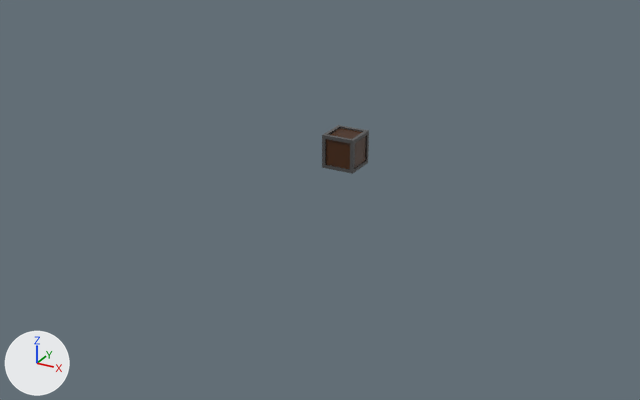
The Blender file ressources/box.blend, before and after one commit.
Camera for both pictures: a 50 mm camera at (44.0, -86.1, 35.9) aimed at (-1.4, -3.5, -5.4). Every picture has the same lights, and +X, +Y and +Z are marked at lower left.

The older version as bpy lines, for what is in view:
```python
mat_material = principled_material('Material')
mat_material.base_color = (0.0587, 0.0169, 0.000698)  # brown #452302
me_cube = bpy.data.meshes.new('Cube')
me_cube.from_pydata(...)  # 24 vertices, 6 faces; spans x -0.9..0.9, y -0.9..0.9, z -0.9..0.9
me_cube.materials.append(mat_material)  # brown #452302
me_cube_001 = bpy.data.meshes.new('Cube.001')
me_cube_001.from_pydata(...)  # 56 vertices, 48 faces; spans x -1.0..1.0, y -1.0..1.0, z -1.0..1.0
me_cube_001.materials.append(mat_material_001)  # dark grey #454545
ob_inner = bpy.data.objects.new('Inner', me_cube)
ob_inner.location = (0.0, 0.0, 0.0)
ob_inner.scale = (2.0, 2.0, 2.0)
ob_outer = bpy.data.objects.new('Outer', me_cube_001)
ob_outer.location = (0.0, 0.0, 0.0)
ob_outer.scale = (2.0, 2.0, 2.0)
```
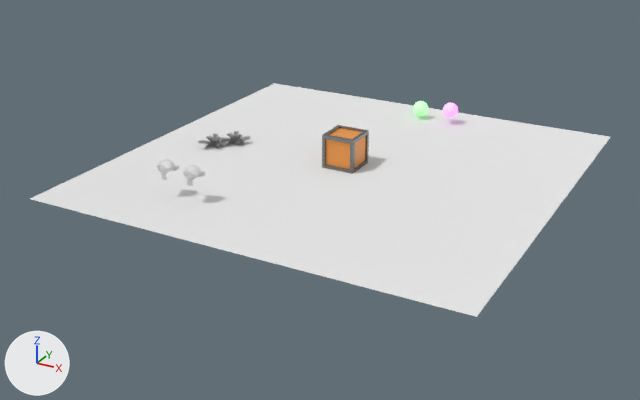
Changed parts and their boxes (x1, y1, x2, y2) in the pictures (640 x 400 px):
'Plane', added
    after: (30, 83, 610, 317)
'Inner', recoloured (brown to orange)
    both: (326, 128, 366, 169)
'Suzanne.001', added
    after: (182, 165, 206, 186)
'Suzanne', added
    after: (157, 160, 180, 180)
'fern_v2.001', added
    after: (198, 133, 230, 149)
'fern_v2', added
    after: (219, 130, 250, 146)
'Sphere.001', added
    after: (443, 103, 458, 118)
'Sphere', added
    after: (413, 101, 428, 116)

Patch to the scene script:
```diff
--- a/ressources/box.blend.py
+++ b/ressources/box.blend.py
@@ mat_material @@
 mat_material = principled_material('Material')
-mat_material.base_color = (0.0587, 0.0169, 0.000698)  # brown #452302
+mat_material.base_color = (0.841, 0.317, 0.0655)  # orange #ec9948
@@ me_plane @@
+me_plane.from_pydata([(-1.0, -1.0, 0.0), (1.0, -1.0, 0.0), (-1.0, 1.0, 0.0), (1.0, 1.0, 0.0)], [], [(0, 1, 3, 2)])
+me_plane.polygons.foreach_set('use_smooth', [True] * 1)
+me_plane.materials.append(mat_material_005)  # white #e7e7e7
@@ ob_sphere_001 @@
+ob_sphere_001 = bpy.data.objects.new('Sphere.001', me_sphere_001)  # a UV sphere (32 segments, 16 rings, poles along z) spanning x -1.0..1.0, y -1.0..1.0, z -1.0..1.0; in mat_material_006 (white #e7e7e7)
+ob_sphere_001.location = (5.2, 20.0, -0.14)
@@ ob_suzanne_001 @@
+ob_suzanne_001 = bpy.data.objects.new('Suzanne.001', me_suzanne_001)  # 507 vertices, 500 faces; spans x -1.37..1.37, y -0.85..0.85, z -0.98..0.98; in mat_material_004 (white #e7e7e7)
+ob_suzanne_001.location = (-9.02, -17.3, 1.15)
@@ ob_sphere @@
+ob_sphere = bpy.data.objects.new('Sphere', me_sphere)  # a UV sphere (32 segments, 16 rings, poles along z) spanning x -1.0..1.0, y -1.0..1.0, z -1.0..1.0; in mat_material_003 (white #e7e7e7)
+ob_sphere.location = (1.0, 20.0, -0.55)
@@ ob_fern_v2_001 @@
+ob_fern_v2_001 = bpy.data.objects.new('fern_v2.001', me_mesh_001)  # 792 vertices, 440 faces; spans x -179.0..177.0, y -212.0..159.0, z -2.0..144.0; in mat_01___default_001 (its picture is missing)
+ob_fern_v2_001.location = (-17.0, -2.07, -2.11)
+ob_fern_v2_001.scale = (0.01, 0.01, 0.01)
@@ ob_fern_v2 @@
+ob_fern_v2 = bpy.data.objects.new('fern_v2', me_mesh)  # 792 vertices, 440 faces; spans x -179.0..177.0, y -212.0..159.0, z -2.0..144.0; in mat_01___default (its picture is missing)
+ob_fern_v2.location = (-15.34, 0.0, -2.11)
+ob_fern_v2.scale = (0.01, 0.01, 0.01)
@@ ob_suzanne @@
+ob_suzanne = bpy.data.objects.new('Suzanne', me_suzanne)  # 507 vertices, 500 faces; spans x -1.37..1.37, y -0.85..0.85, z -0.98..0.98; in mat_material_002 (white #e7e7e7)
+ob_suzanne.location = (-12.38, -17.3, 1.15)
@@ ob_plane @@
+ob_plane = bpy.data.objects.new('Plane', me_plane)
+ob_plane.location = (0.0, 0.0, -2.0)
+ob_plane.scale = (25.0, 25.0, 1.0)
```
